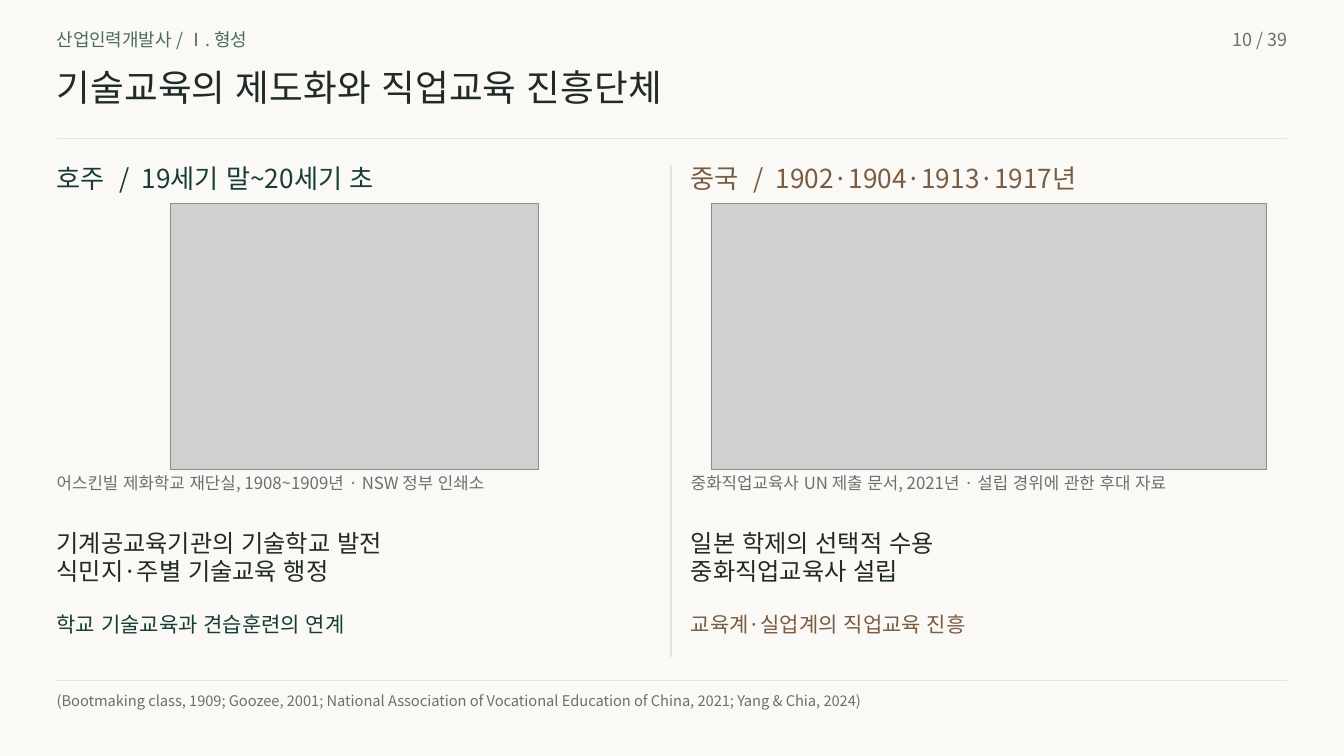
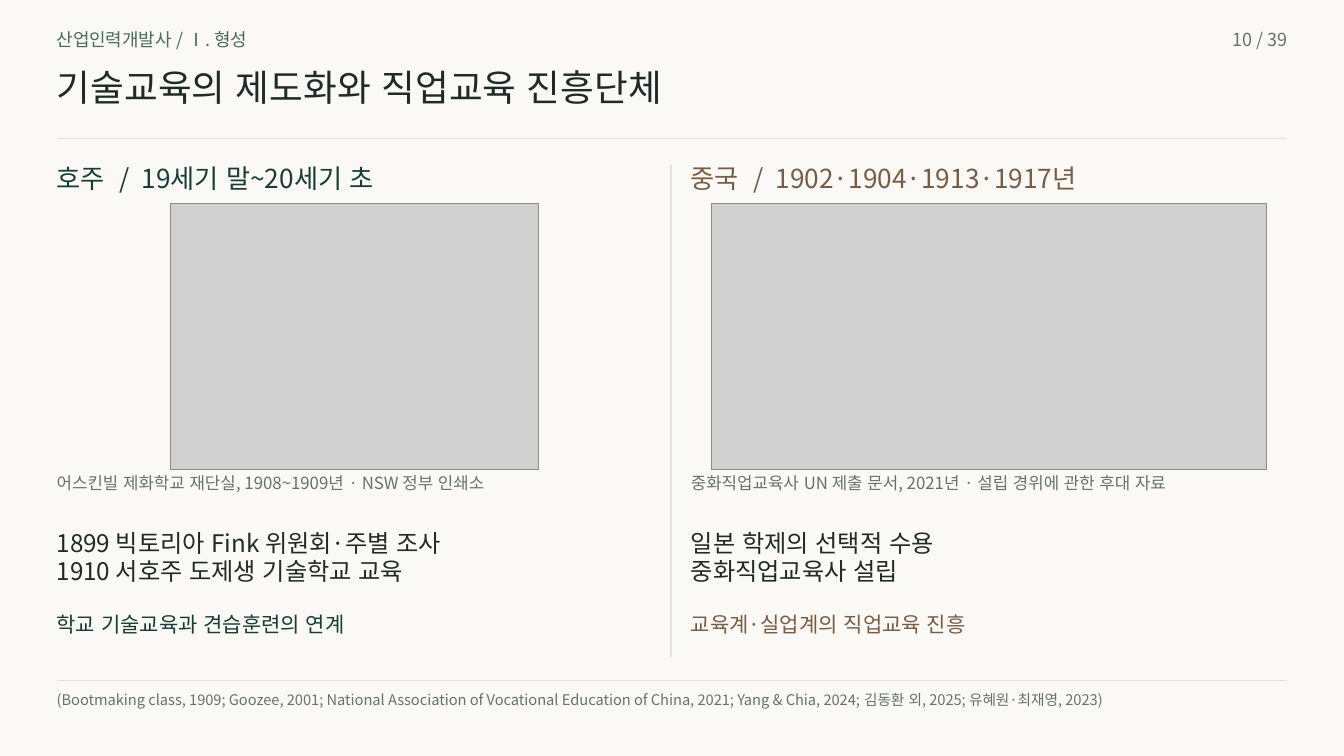
Before and after one commit to 01Chungee10/vet-history-rehearsal, a slide deck: slide 10 of au-cn-2026/presentation.pptx. Drawn at 1344x756 pixels with LibreOffice and Linux fonts; fonts in the diff are those of the drawing; grey boxes stand for pictures. Boxes give left, top, right and bottom in pixels: in the first picture for what was removed or moved away, otherwise in the second. Text is boxed around its words. In the diff, an @@ line names an element or a change of style, - is before the commit and + after.

```diff
--- a/au-cn-2026/presentation.pptx
+++ b/au-cn-2026/presentation.pptx
@@ text at [57, 532, 442, 554]: text changed @@
-기계공교육기관의 기술학교 발전
+1899 빅토리아 Fink 위원회·주별 조사
@@ text at [57, 560, 404, 582]: text changed @@
-식민지·주별 기술교육 행정
+1910 서호주 도제생 기술학교 교육
@@ text at [57, 693, 1102, 709]: text changed @@
-(Bootmaking class, 1909; Goozee, 2001; National Association of Vocational Education of China, 2021; Yang & Chia, 2024)
+(Bootmaking class, 1909; Goozee, 2001; National Association of Vocational Education of China, 2021; Yang & Chia, 2024; 김동환 외, 2025; 유혜원·최재영, 2023)
```
Also in this commit, not shown: 20 other slides changed, 28 other files.
